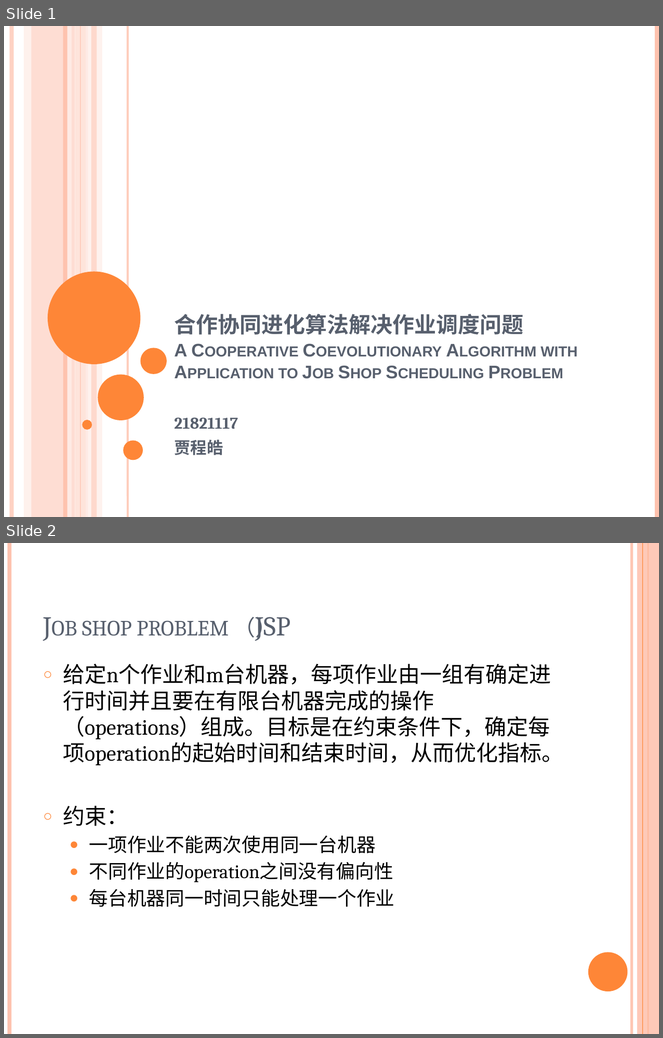
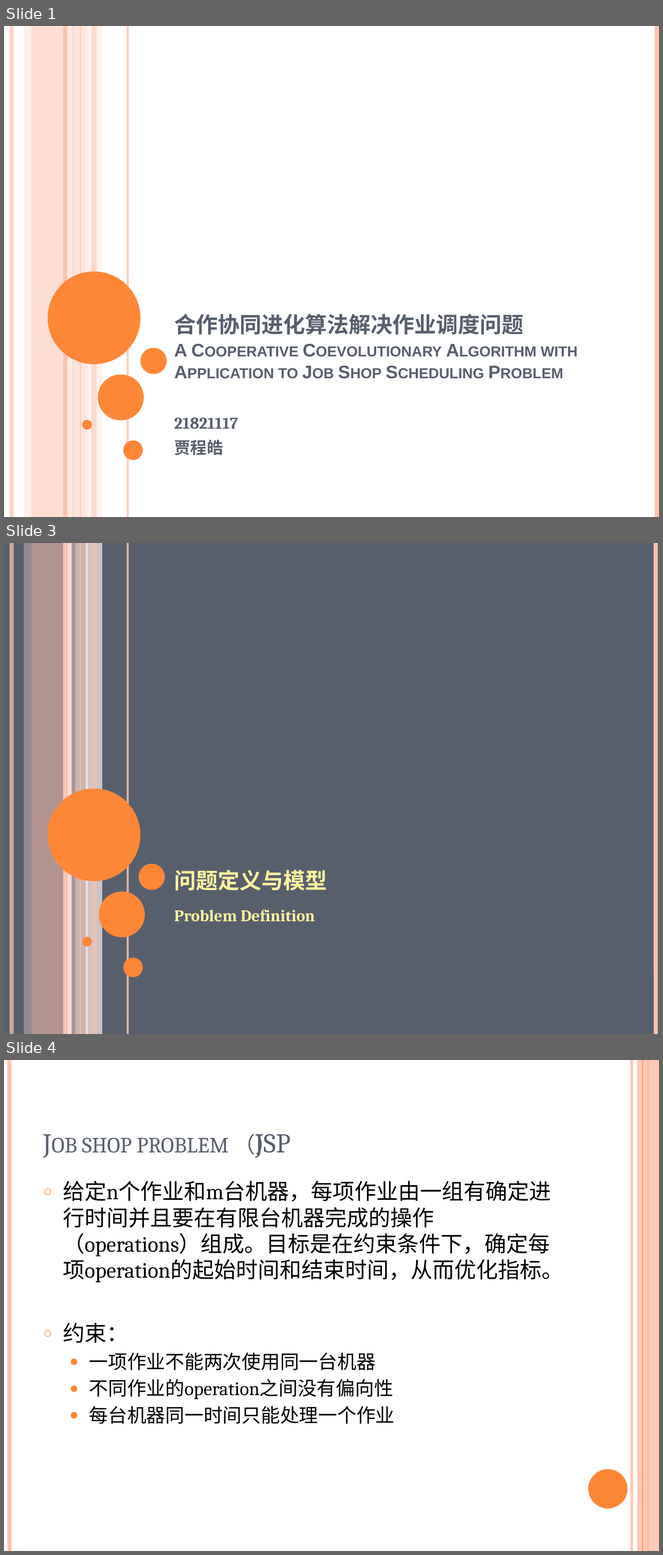
Before and after one commit to likaihz/EAS, a slide deck: JiaChenghao/合作协同进化算法解决作业调度问题.pptx. Shown one above the other, each under a label of ours: slides 1 and 2 before the commit, slides 1, 3 and 4 after it; the slides between them are not shown. The pictures are 663x1038 and 663x1555 pixels, drawn with LibreOffice and Linux fonts; fonts in the diff are those of the drawing. Boxes give left, top, right and bottom in pixels: in the first picture for what was removed or moved away, otherwise in the second. Text is boxed around its words. In the diff, an @@ line names an element or a change of style, - is before the commit and + after.

```diff
--- a/JiaChenghao/合作协同进化算法解决作业调度问题.pptx
+++ b/JiaChenghao/合作协同进化算法解决作业调度问题.pptx
@@ slide 3 added at bbox=[4, 543, 659, 1034], background #575F6D; not listed: 13 template elements that a slide beside it also shows @@
@@ line added from (656, 543) to (656, 1034), #FEC3AE 4.5 pt @@
@@ ellipse added at bbox=[138, 864, 165, 890], fill #FE8637 @@
@@ title added at bbox=[174, 870, 327, 891], 30 pt, text #FFF39D, bold, small capitals @@
+问题定义与模型
@@ ellipse added at bbox=[99, 891, 145, 938], fill #FE8637 @@
@@ text added at bbox=[174, 910, 315, 922], 18 pt, text #FFF39D, bold @@
+Problem Definition
@@ what was slide 2 is now slide 4 @@
```
Also in this commit, not shown: 7 other slides added, 1 other file.
